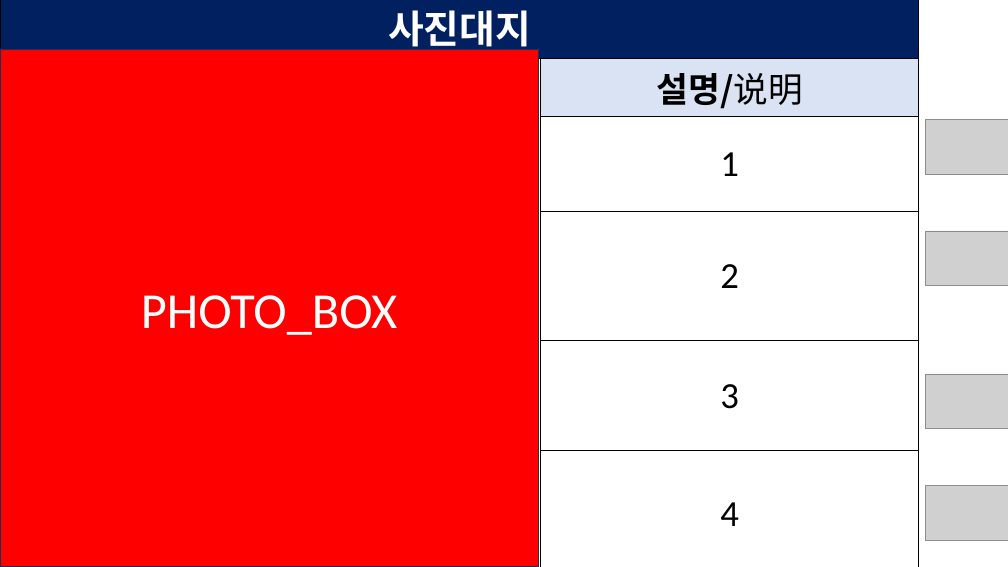
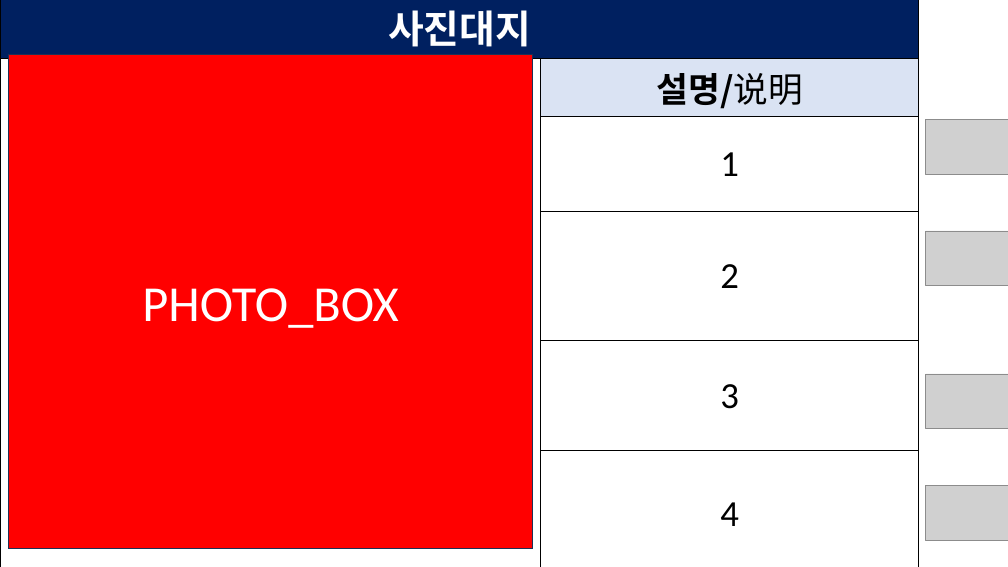
Before and after one commit to wkendnen-sketch/TBM, a slide deck: slide 1 of templates/sample_template.pptx. Drawn at 1008x567 pixels with LibreOffice and Linux fonts; fonts in the diff are those of the drawing; grey boxes stand for pictures. Boxes give left, top, right and bottom in pixels: in the first picture for what was removed or moved away, otherwise in the second. Text is boxed around its words. In the diff, an @@ line names an element or a change of style, - is before the commit and + after.

```diff
--- a/templates/sample_template.pptx
+++ b/templates/sample_template.pptx
@@ rectangle "PHOTO_BOX": place and size @@
-rectangle "PHOTO_BOX" at <box>0,50,538,567</box>
+rectangle "PHOTO_BOX" at <box>8,54,533,549</box>
```
Also in this commit, not shown: 14 slides removed.
